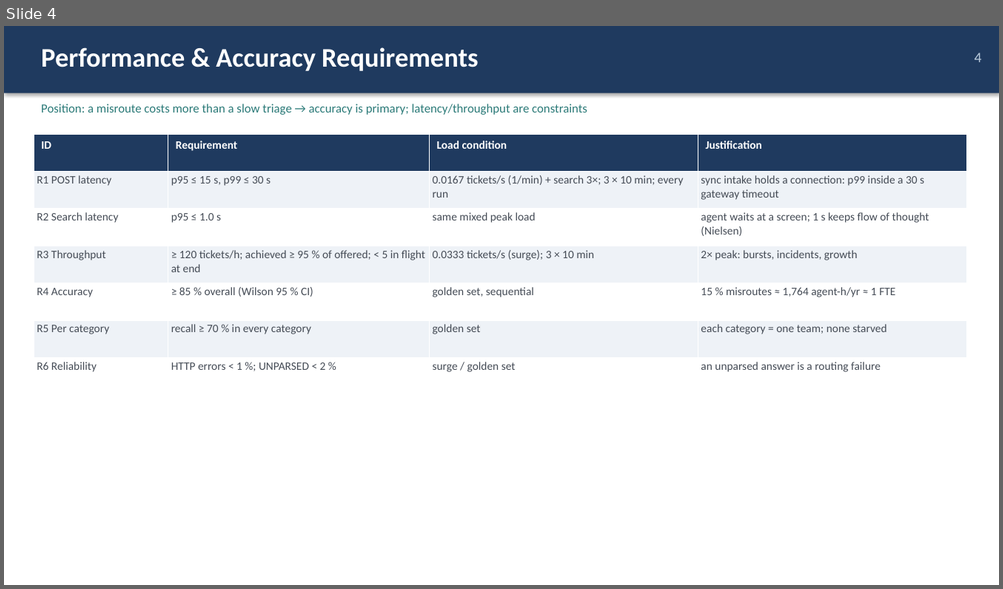
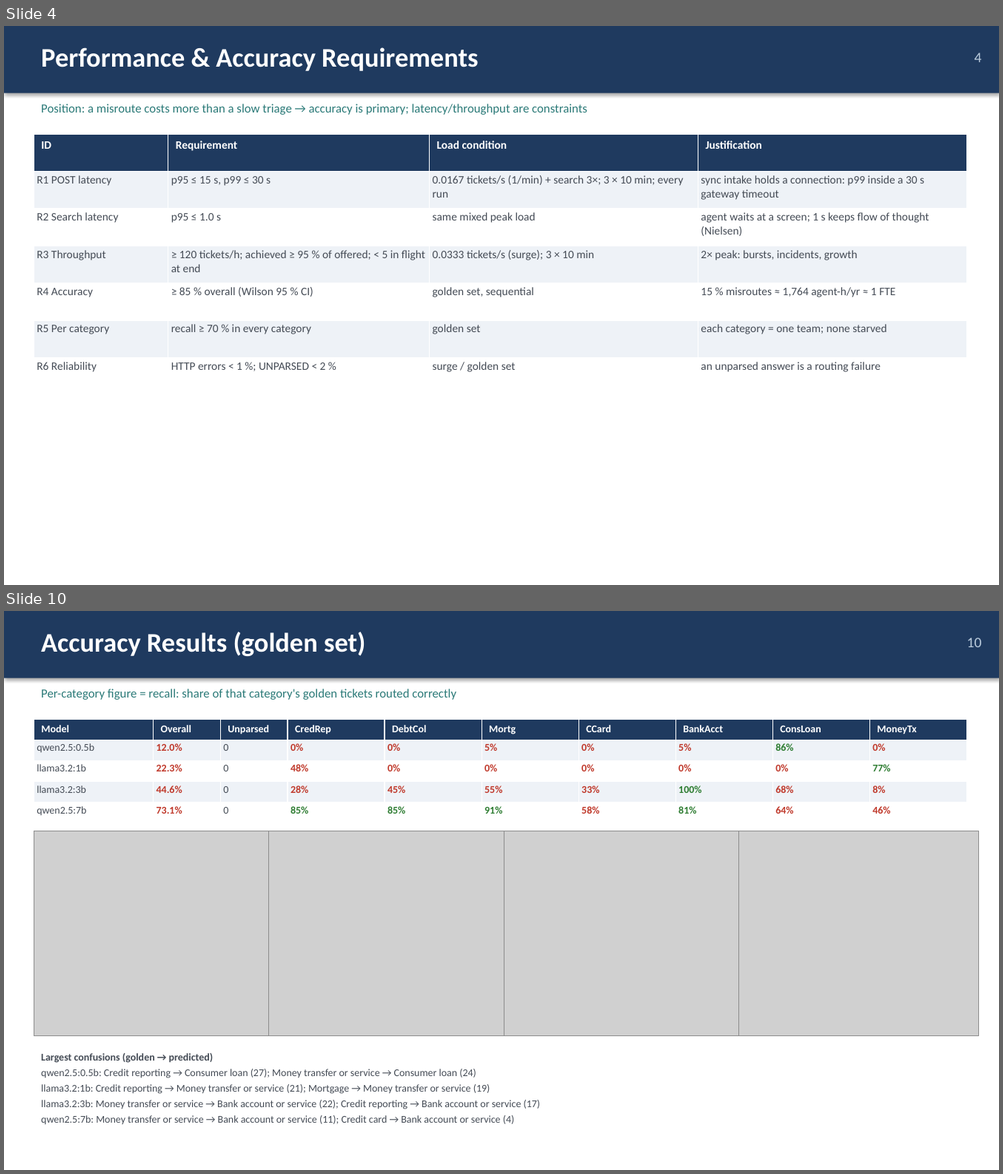
Before and after one commit to AlvinKoh1/ICT3113-Assignment2, a slide deck: deck/Group09.pptx. Shown one above the other, each under a label of ours: slide 4 before the commit, slides 4 and 10 after it; the slides between them are not shown. The pictures are 1003x589 and 1003x1174 pixels, drawn with LibreOffice and Linux fonts; fonts in the diff are those of the drawing; grey boxes stand for pictures. Boxes give left, top, right and bottom in pixels: in the first picture for what was removed or moved away, otherwise in the second. Text is boxed around its words. In the diff, an @@ line names an element or a change of style, - is before the commit and + after.

```diff
--- a/deck/Group09.pptx
+++ b/deck/Group09.pptx
@@ slide 10 added at [4,611,999,1170], background #FFFFFF @@
@@ rectangle added at [4,611,999,678], fill #1F3A5F @@
@@ text added at [41,632,366,656], 26 pt, text #FFFFFF, bold @@
+Accuracy Results (golden set)
@@ text added at [967,638,982,647], 14 pt, text #BBCCDD @@
+10
@@ text added at [41,689,456,700], 12 pt, text #2B7A78 @@
+Per-category figure = recall: share of that category's golden tickets routed correctly
@@ table added at [34,719,967,823], 5 rows, 10 columns @@
+Model | Overall | Unparsed | CredRep | DebtCol | Mortg | CCard | BankAcct | ConsLoan | MoneyTx
+qwen2.5:0.5b | 12.0% | 0 | 0% | 0% | 5% | 0% | 5% | 86% | 0%
+llama3.2:1b | 22.3% | 0 | 48% | 0% | 0% | 0% | 0% | 0% | 77%
+llama3.2:3b | 44.6% | 0 | 28% | 45% | 55% | 33% | 100% | 68% | 8%
+qwen2.5:7b | 73.1% | 0 | 85% | 85% | 91% | 58% | 81% | 64% | 46%
@@ picture added at [34,831,273,1037] @@
@@ picture added at [269,831,509,1037] @@
@@ picture added at [504,831,743,1037] @@
@@ picture added at [739,831,979,1037] @@
@@ text added at [41,1054,540,1125], 10 pt, text #444B55 @@
+Largest confusions (golden → predicted)
+qwen2.5:0.5b: Credit reporting → Consumer loan (27); Money transfer or service → Consumer loan (24)
+llama3.2:1b: Credit reporting → Money transfer or service (21); Mortgage → Money transfer or service (19)
+llama3.2:3b: Money transfer or service → Bank account or service (22); Credit reporting → Bank account or service (17)
+qwen2.5:7b: Money transfer or service → Bank account or service (11); Credit card → Bank account or service (4)
```
Also in this commit, not shown: 5 slides changed, 3 other slides added, 4 slides removed, 1 other file.
